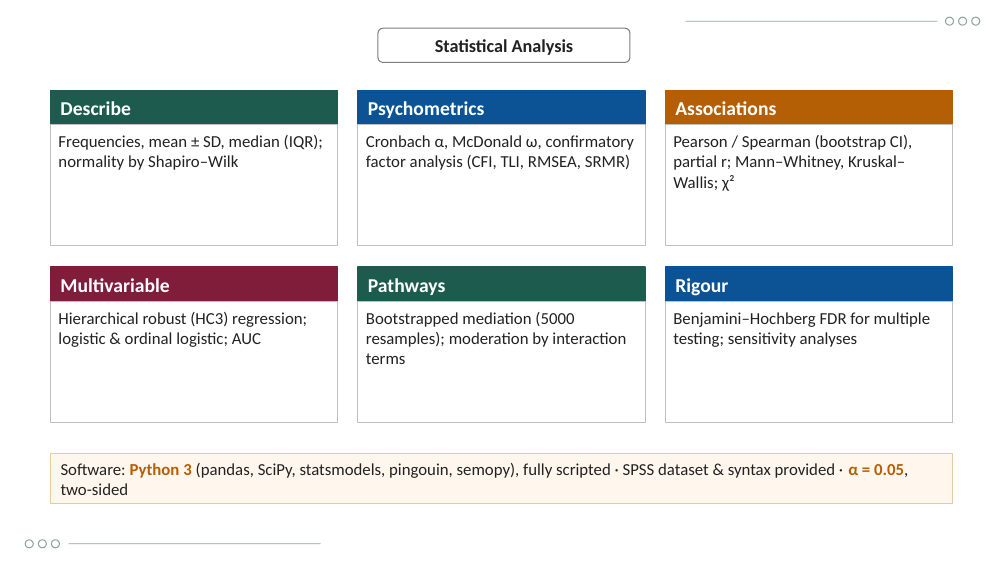
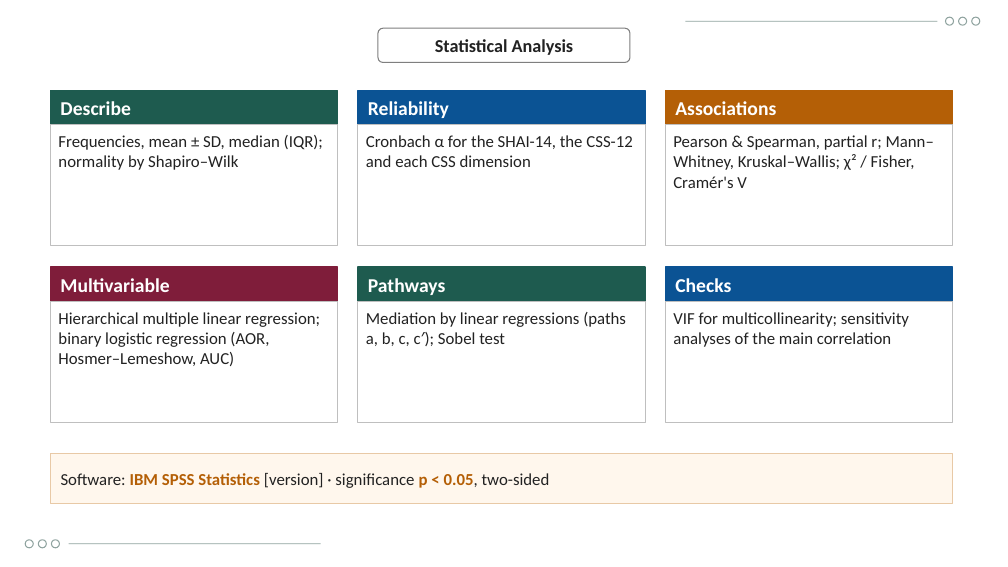
Before and after one commit to Yaseen279/History-Exam, a slide deck: slide 12 of research/output/study/Defence_Presentation_UOBCOM.pptx. Drawn at 1008x567 pixels with LibreOffice and Linux fonts; fonts in the diff are those of the drawing; background and template pictures are left out. Boxes give left, top, right and bottom in pixels: in the first picture for what was removed or moved away, otherwise in the second. Text is boxed around its words. In the diff, an @@ line names an element or a change of style, - is before the commit and + after.

```diff
--- a/research/output/study/Defence_Presentation_UOBCOM.pptx
+++ b/research/output/study/Defence_Presentation_UOBCOM.pptx
@@ text at (368, 101, 449, 118): text changed @@
-Psychometrics
+Reliability
@@ text at (366, 135, 632, 167): text changed @@
-Cronbach α, McDonald ω, confirmatory factor analysis (CFI, TLI, RMSEA, SRMR)
+Cronbach α for the SHAI-14, the CSS-12 and each CSS dimension
@@ text at (673, 135, 934, 188): text changed @@
-Pearson / Spearman (bootstrap CI), partial r; Mann–Whitney, Kruskal–Wallis; χ²
+Pearson & Spearman, partial r; Mann–Whitney, Kruskal–Wallis; χ² / Fisher, Cramér's V
@@ text at (675, 278, 731, 292): text changed @@
-Rigour
+Checks
@@ text at (58, 312, 320, 366): text changed @@
-Hierarchical robust (HC3) regression; logistic & ordinal logistic; AUC
+Hierarchical multiple linear regression; binary logistic regression (AOR, Hosmer–Lemeshow, AUC)
@@ text at (366, 312, 626, 346): text changed @@
-Bootstrapped mediation (5000 resamples); moderation by interaction terms
+Mediation by linear regressions (paths a, b, c, c′); Sobel test
@@ text at (673, 312, 909, 347): text changed @@
-Benjamini–Hochberg FDR for multiple testing; sensitivity analyses
+VIF for multicollinearity; sensitivity analyses of the main correlation
@@ text at (61, 473, 550, 488): text changed @@
-Software: Python 3 (pandas, SciPy, statsmodels, pingouin, semopy), fully scripted · SPSS dataset & syntax provided · α = 0.05, two-sided
+Software: IBM SPSS Statistics [version] · significance p < 0.05, two-sided
```
Also in this commit, not shown: 12 other slides changed, 14 other files.
